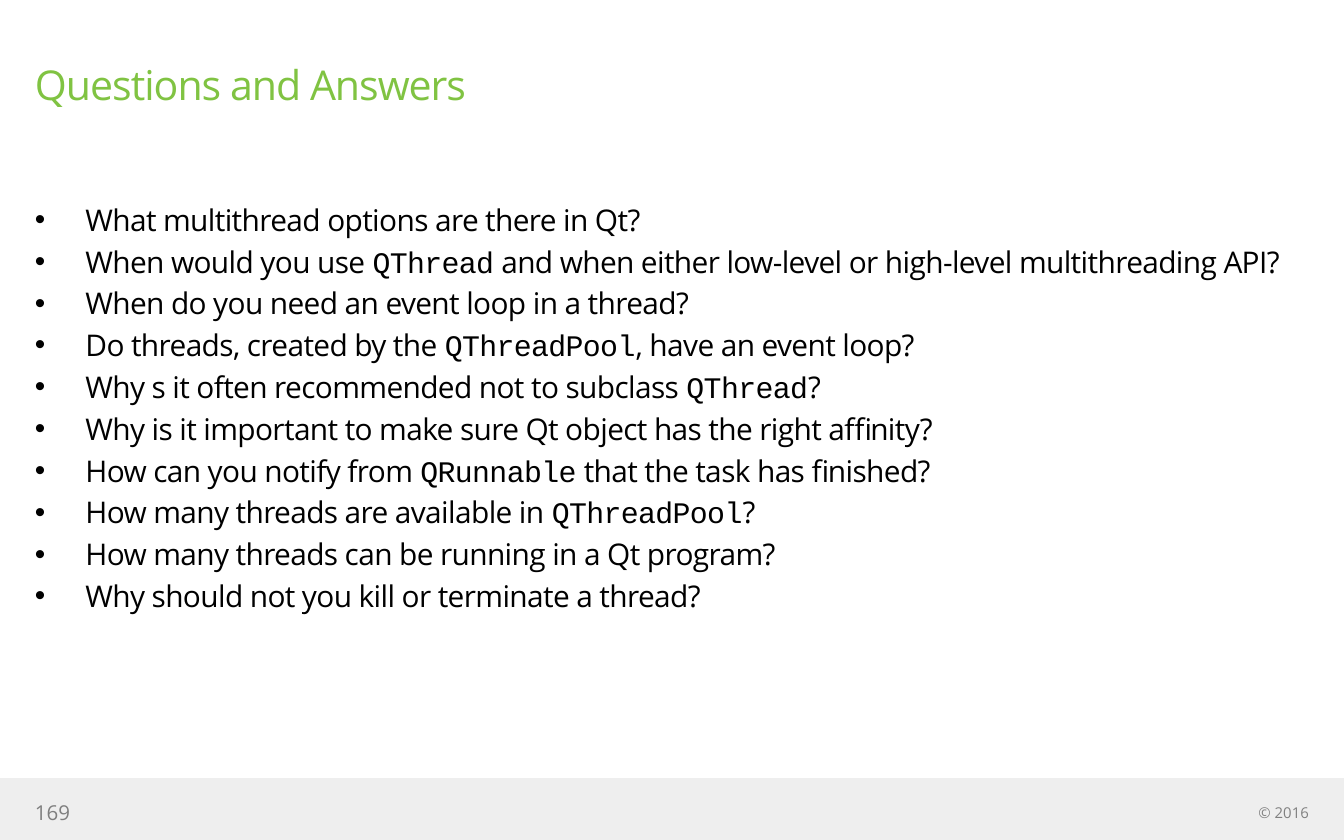
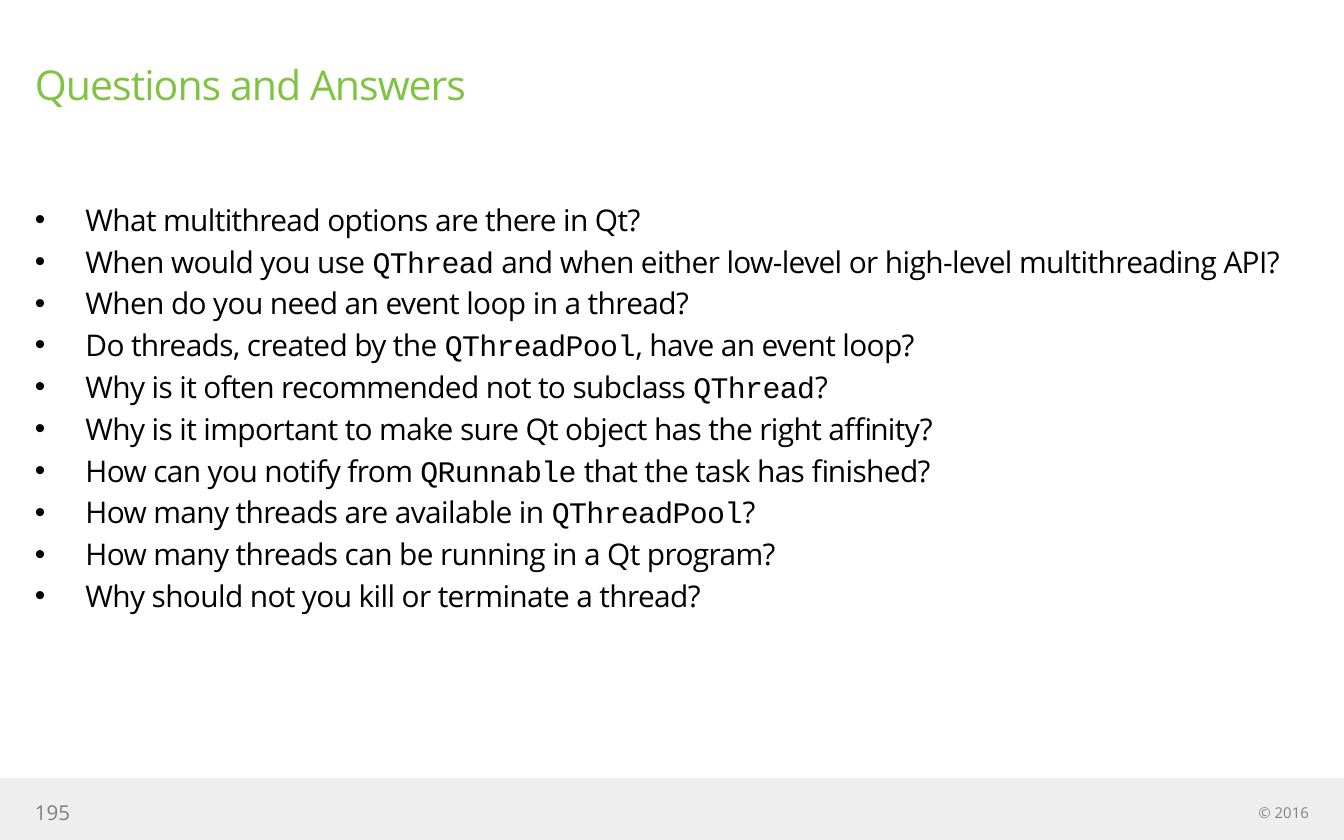
Before and after one commit to jigneshBadrakhiya/training-material, a slide deck: slide 195 of engine/docs/engine edition slideware.pptx (slide 169 before the commit). Drawn at 1344x840 pixels with LibreOffice and Linux fonts; fonts in the diff are those of the drawing. Boxes give left, top, right and bottom in pixels: in the first picture for what was removed or moved away, otherwise in the second. Text is boxed around its words. In the diff, an @@ line names an element or a change of style, - is before the commit and + after.

```diff
--- a/engine/docs/engine edition slideware.pptx
+++ b/engine/docs/engine edition slideware.pptx
@@ text at [85, 375, 827, 405]: text changed @@
-• Why s it often recommended not to subclass QThread?
+• Why is it often recommended not to subclass QThread?
@@ page number at [35, 805, 70, 820]: text changed @@
-169
+195
```
Also in this commit, not shown: 11 other slides changed, 26 slides added.
